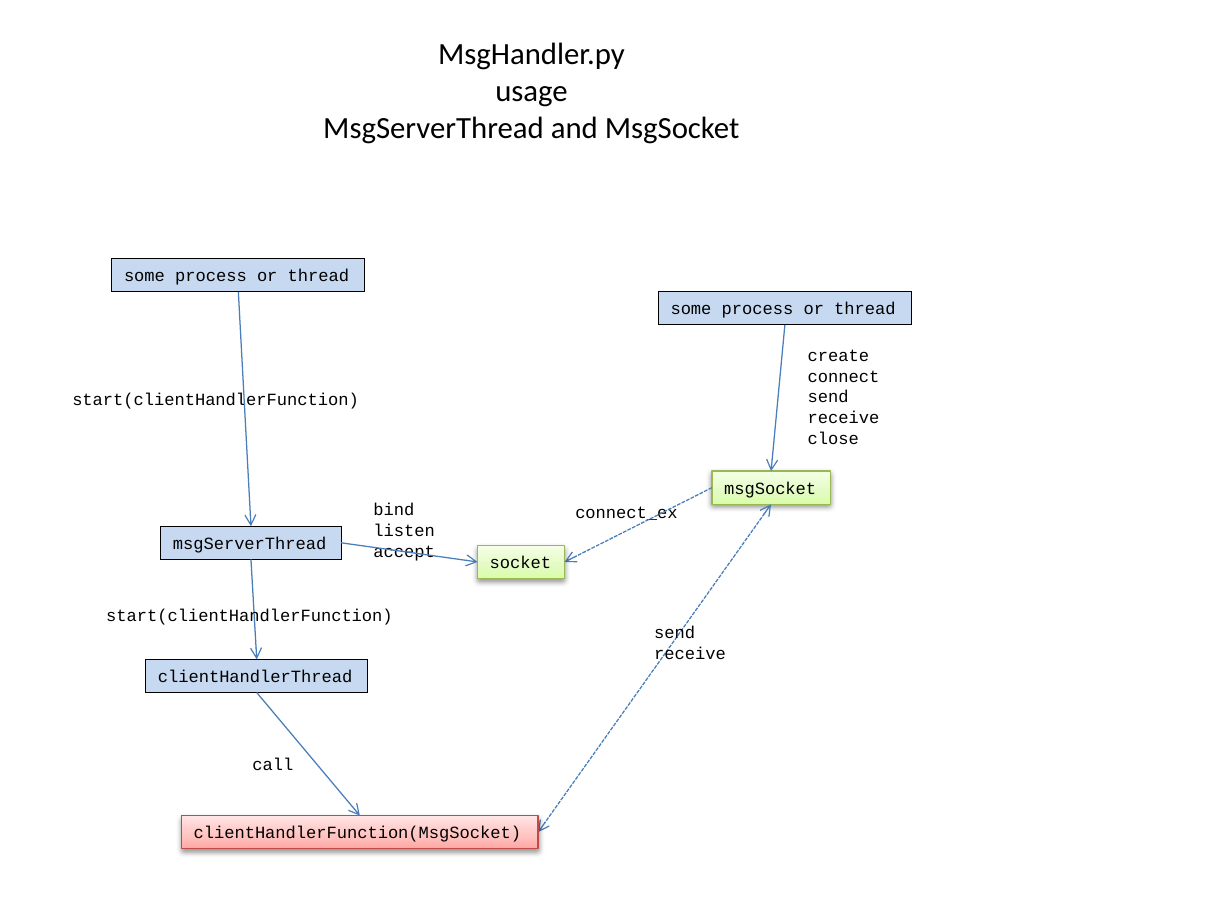
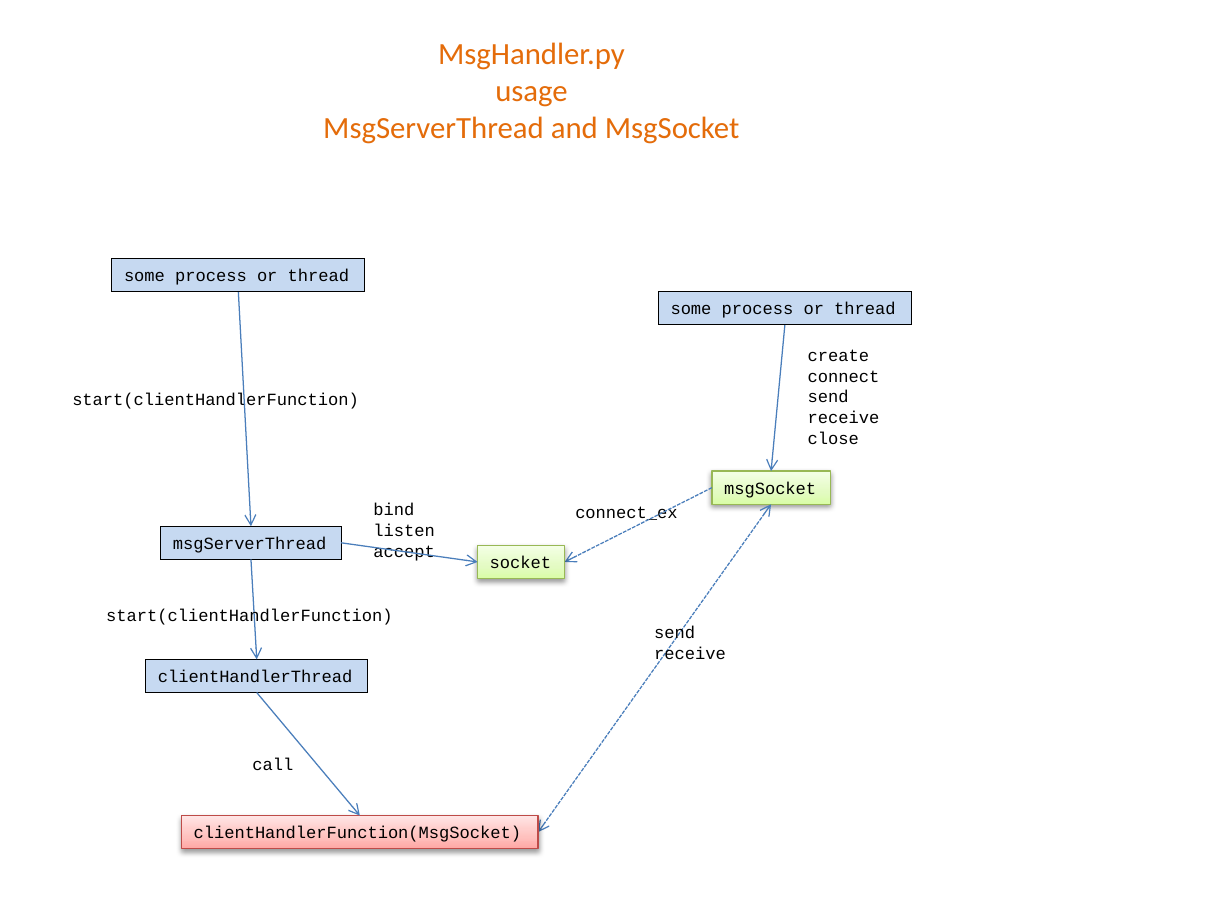
Before and after one commit to mlozborne/motin, a slide deck: slide 6 of Scripting/ScriptingDocumenation/DesignDiagrams.pptx. Drawn at 1232x924 pixels with LibreOffice and Linux fonts; fonts in the diff are those of the drawing. Boxes give left, top, right and bottom in pixels: in the first picture for what was removed or moved away, otherwise in the second. Text is boxed around its words. In the diff, an @@ line names an element or a change of style, - is before the commit and + after.

```diff
--- a/Scripting/ScriptingDocumenation/DesignDiagrams.pptx
+++ b/Scripting/ScriptingDocumenation/DesignDiagrams.pptx
@@ text "MsgHandler.py" at [323, 42, 740, 144]: text colour #000000 to #E46C0A @@
```
Also in this commit, not shown: 5 other slides changed, 1 slide added, 1 slide removed, 5 other files.
